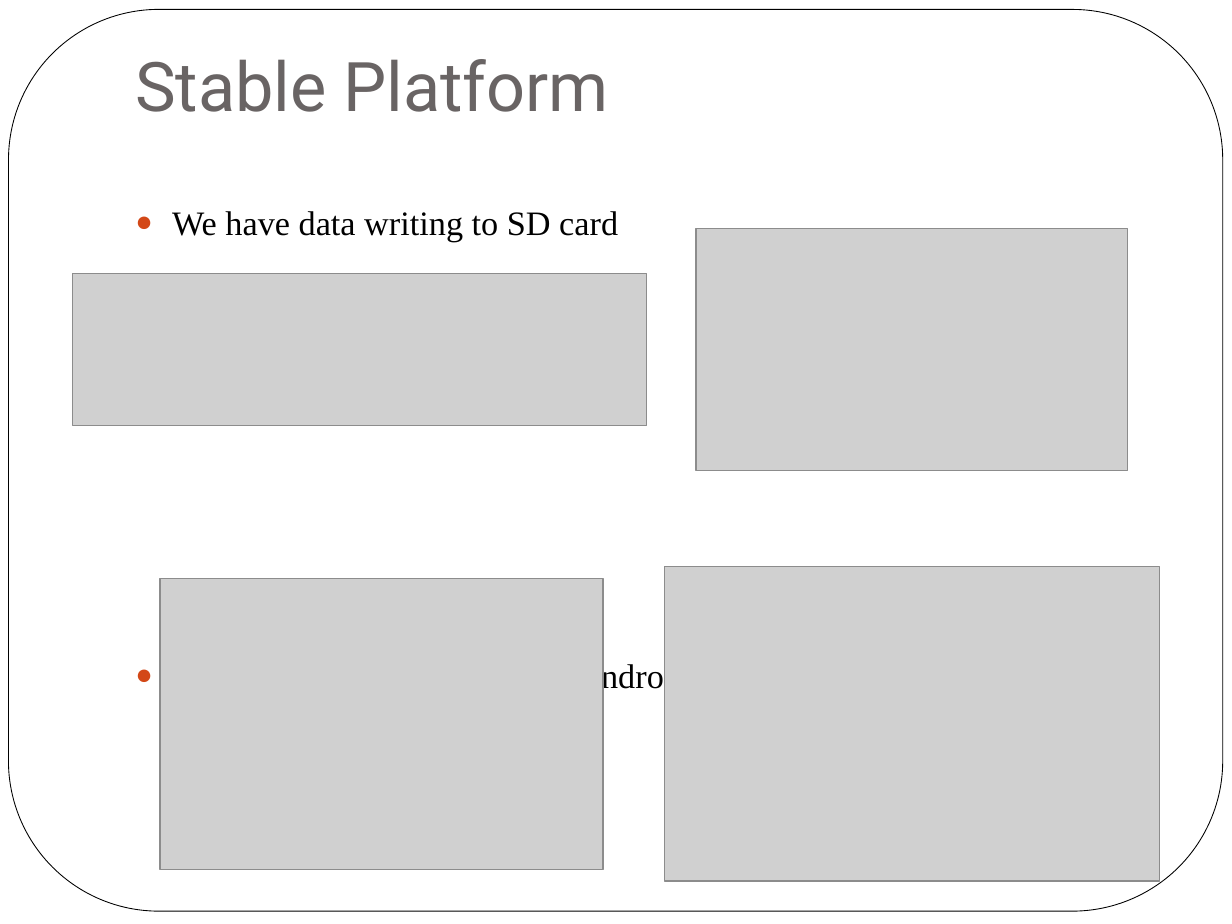
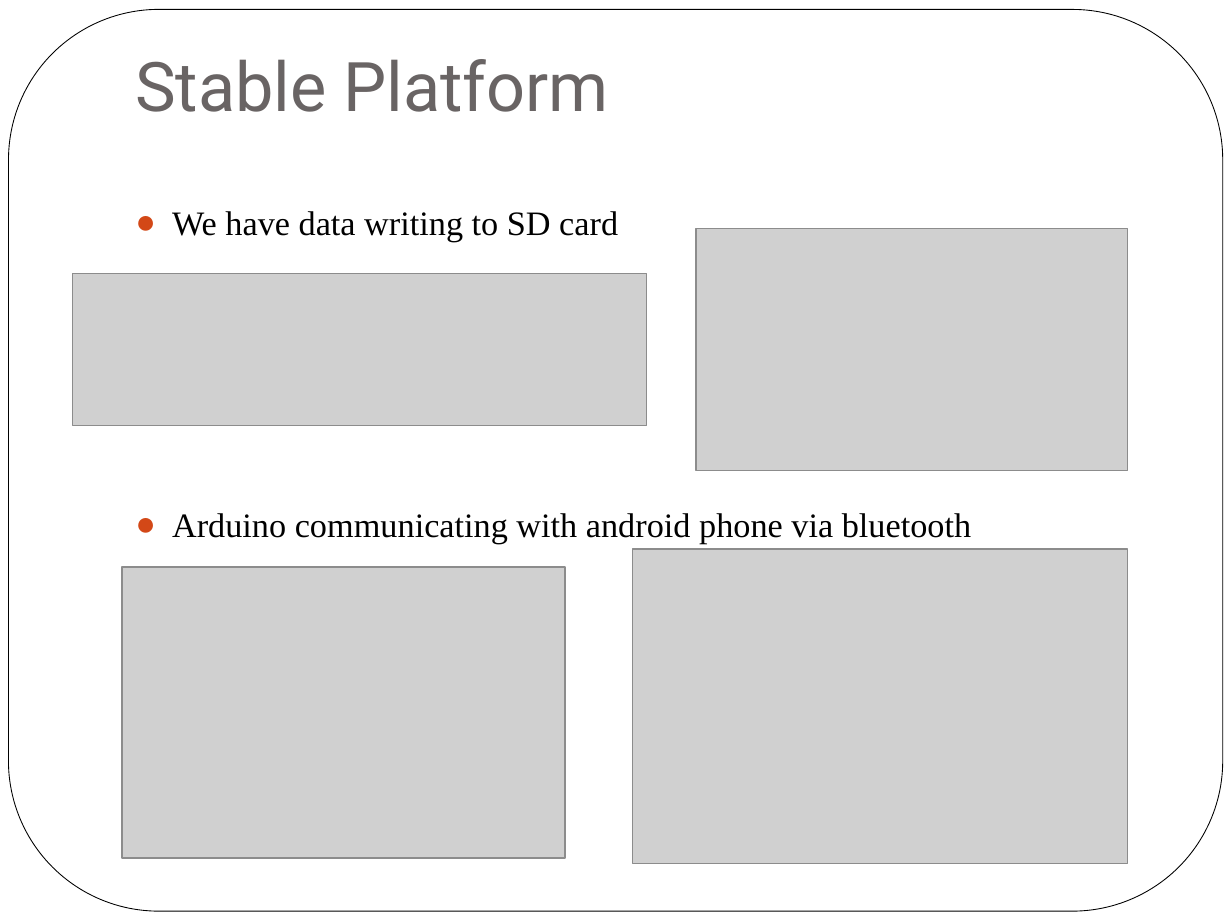
Before and after one commit to unverferthz/Project-2015, a slide deck: slide 10 of CZ Technical Defence (1)Update.ppt. Drawn at 1232x924 pixels with LibreOffice and Linux fonts; fonts in the diff are those of the drawing; grey boxes stand for pictures. Boxes give left, top, right and bottom in pixels: in the first picture for what was removed or moved away, otherwise in the second. Text is boxed around its words. In the diff, an @@ line names an element or a change of style, - is before the commit and + after.

```diff
--- a/CZ Technical Defence (1)Update.ppt
+++ b/CZ Technical Defence (1)Update.ppt
@@ text "We have data writing to ..." rewrapped from (x1=172, y1=211, x2=691, y2=695) to (x1=172, y1=211, x2=971, y2=544) @@
@@ picture moved from (x1=160, y1=578, x2=604, y2=869) to (x1=122, y1=567, x2=565, y2=857) @@
@@ picture moved from (x1=664, y1=567, x2=1159, y2=881) to (x1=633, y1=549, x2=1129, y2=864) @@
```
Also in this commit, not shown: 4 other slides changed, 1 other file.
